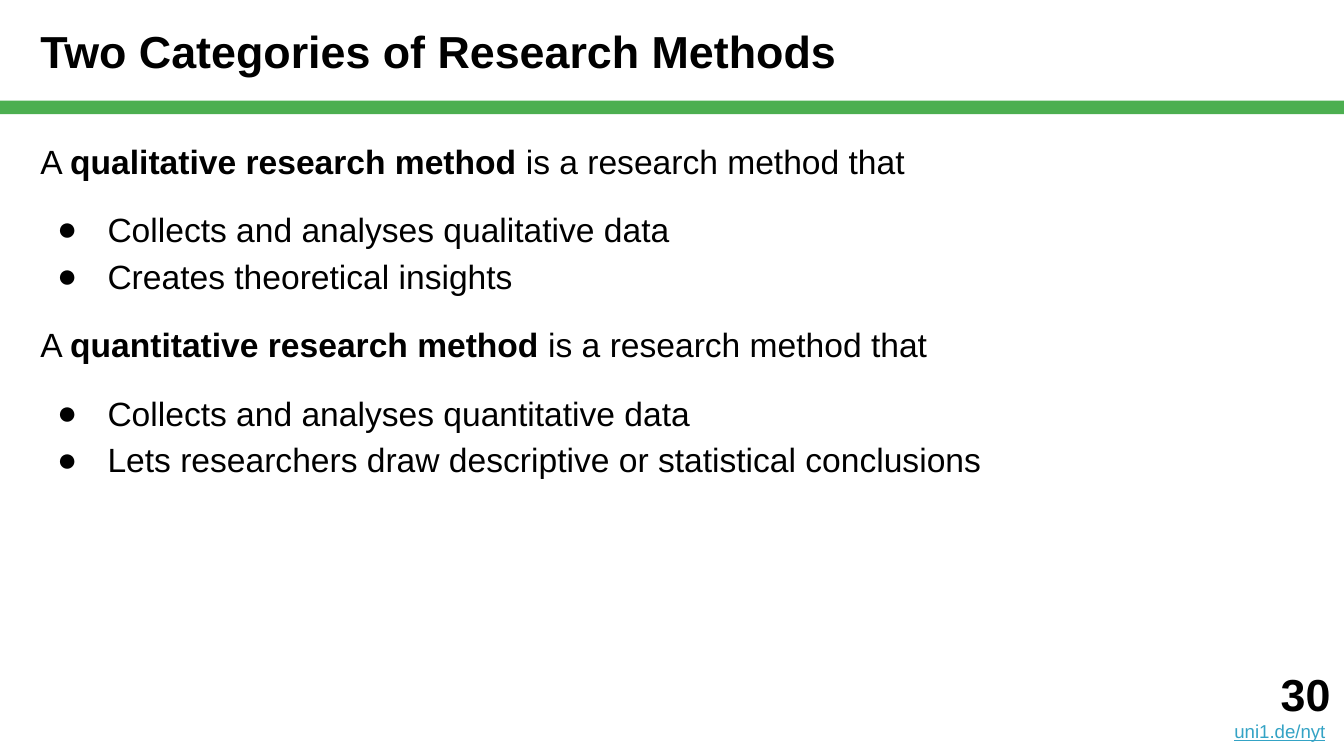
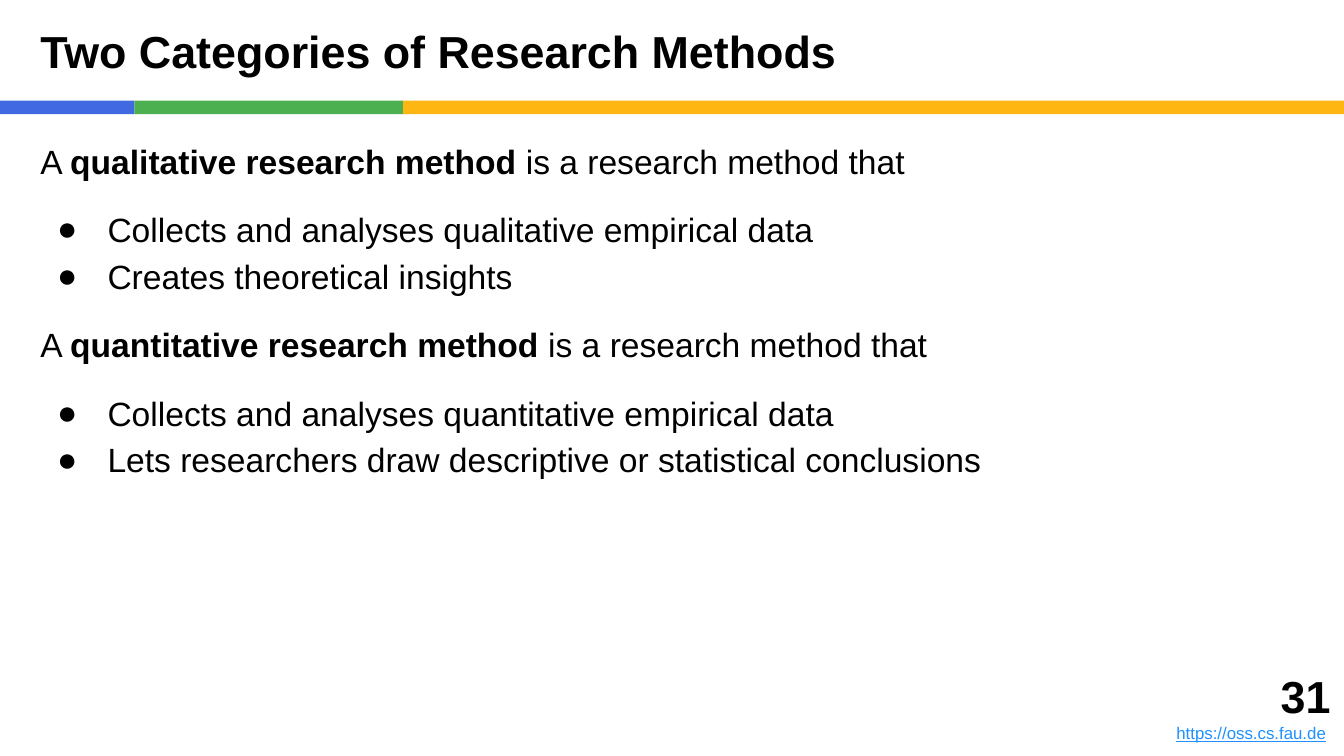
Before and after one commit to dirkriehle/nyt-course, a slide deck: slide 31 of Lecture slides/NYT B02 - Scientific Research.pptx (slide 30 before the commit). Drawn at 1344x756 pixels with LibreOffice and Linux fonts; fonts in the diff are those of the drawing. Boxes give left, top, right and bottom in pixels: in the first picture for what was removed or moved away, otherwise in the second. Text is boxed around its words. In the diff, an @@ line names an element or a change of style, - is before the commit and + after.

```diff
--- a/Lecture slides/NYT B02 - Scientific Research.pptx
+++ b/Lecture slides/NYT B02 - Scientific Research.pptx
@@ rectangle added at (0, 101, 134, 114), fill #4169E1 @@
@@ rectangle added at (134, 101, 403, 114), fill #4CAF50 @@
@@ rectangle: place and size @@
-rectangle at (0, 101, 1344, 114)
+rectangle at (403, 101, 1344, 114)
@@ rectangle at (403, 101, 1344, 114): fill #4CAF50 to #FEB612 @@
@@ text at (108, 217, 813, 248): text changed @@
-● Collects and analyses qualitative data
+● Collects and analyses qualitative empirical data
@@ text at (108, 401, 833, 432): text changed @@
-● Collects and analyses quantitative data
+● Collects and analyses quantitative empirical data
@@ text added at (1176, 681, 1331, 743), 9 pt, text #1E90FF, underline @@
+31
+https://oss.cs.fau.de
@@ text removed at (1234, 679, 1331, 742) @@
-30
-uni1.de/nyt
```
Also in this commit, not shown: 44 other slides changed, 1 slide added, 1 other file.
